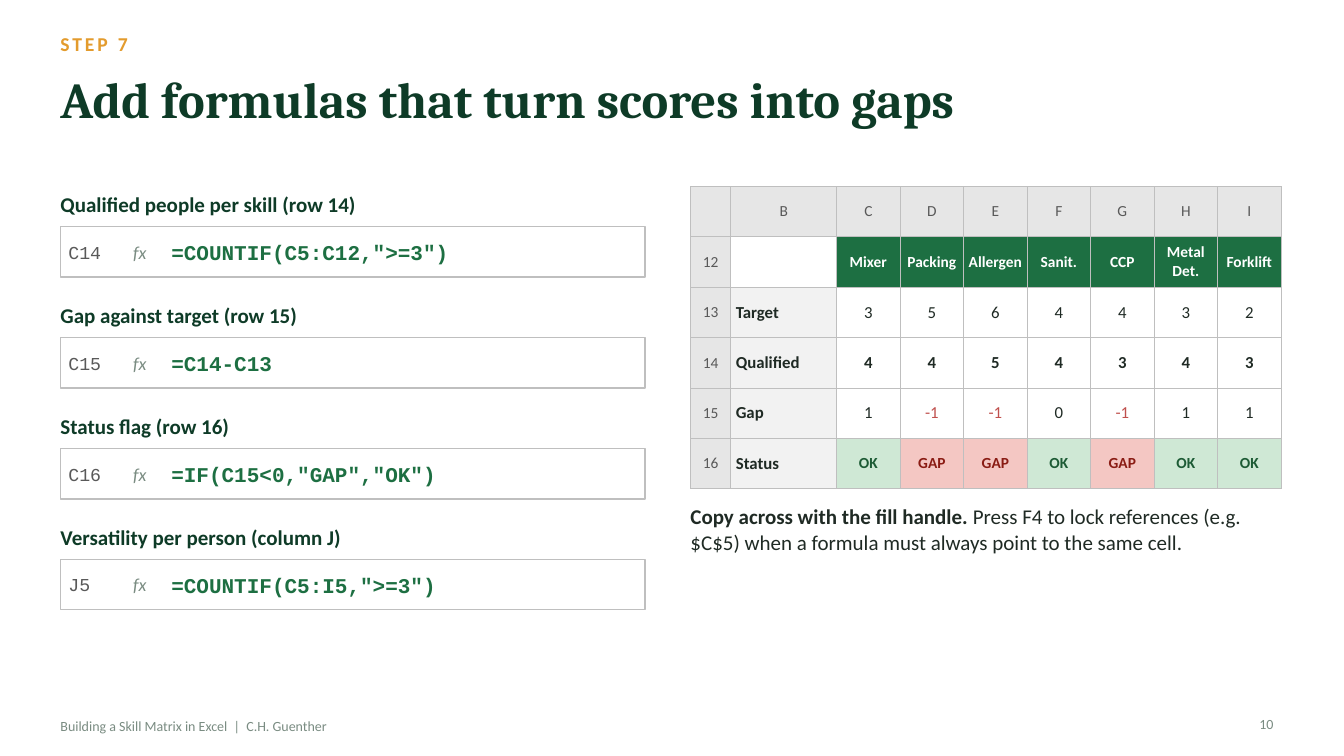
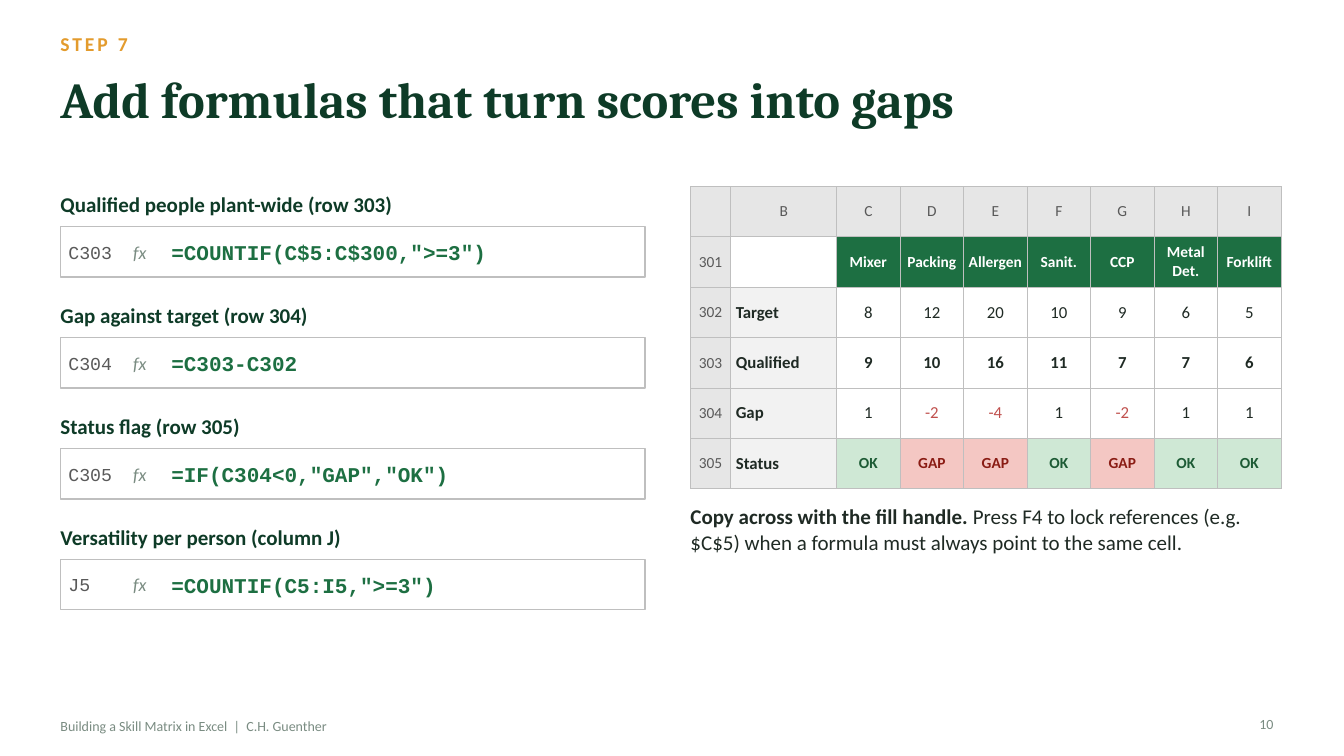
Before and after one commit to mabendeh/QMS_System1, a slide deck: slide 10 of docs/skill_matrix_guide/Skill_Matrix_Excel_Guide_CH_Guenther.pptx. Drawn at 1344x756 pixels with LibreOffice and Linux fonts; fonts in the diff are those of the drawing. Boxes give left, top, right and bottom in pixels: in the first picture for what was removed or moved away, otherwise in the second. Text is boxed around its words. In the diff, an @@ line names an element or a change of style, - is before the commit and + after.

```diff
--- a/docs/skill_matrix_guide/Skill_Matrix_Excel_Guide_CH_Guenther.pptx
+++ b/docs/skill_matrix_guide/Skill_Matrix_Excel_Guide_CH_Guenther.pptx
@@ text at box(60, 196, 391, 216): text changed @@
-Qualified people per skill (row 14)
+Qualified people plant-wide (row 303)
@@ table at box(691, 187, 1281, 473) @@
-row 2, column 1: 12
+row 2, column 1: 301
-row 3: 13 | Target | 3 | 5 | 6 | 4 | 4 | 3 | 2
+row 3: 302 | Target | 8 | 12 | 20 | 10 | 9 | 6 | 5
-row 4: 14 | Qualified | 4 | 4 | 5 | 4 | 3 | 4 | 3
+row 4: 303 | Qualified | 9 | 10 | 16 | 11 | 7 | 7 | 6
-row 5: 15 | Gap | 1 | -1 | -1 | 0 | -1 | 1 | 1
+row 5: 304 | Gap | 1 | -2 | -4 | 1 | -2 | 1 | 1
-row 6, column 1: 16
+row 6, column 1: 305
@@ text at box(68, 247, 112, 259): text changed @@
-C14
+C303
@@ text at box(171, 245, 486, 265): text changed @@
-=COUNTIF(C5:C12,">=3")
+=COUNTIF(C$5:C$300,">=3")
@@ text at box(60, 307, 307, 327): text changed @@
-Gap against target (row 15)
+Gap against target (row 304)
@@ text at box(68, 358, 112, 370): text changed @@
-C15
+C304
@@ text at box(171, 357, 297, 372): text changed @@
-=C14-C13
+=C303-C302
@@ text at box(60, 418, 239, 438): text changed @@
-Status flag (row 16)
+Status flag (row 305)
@@ text at box(68, 469, 112, 481): text changed @@
-C16
+C305
@@ text at box(171, 467, 448, 487): text changed @@
-=IF(C15<0,"GAP","OK")
+=IF(C304<0,"GAP","OK")
```
Also in this commit, not shown: 9 other slides changed, 1 slide added, 1 other file.
